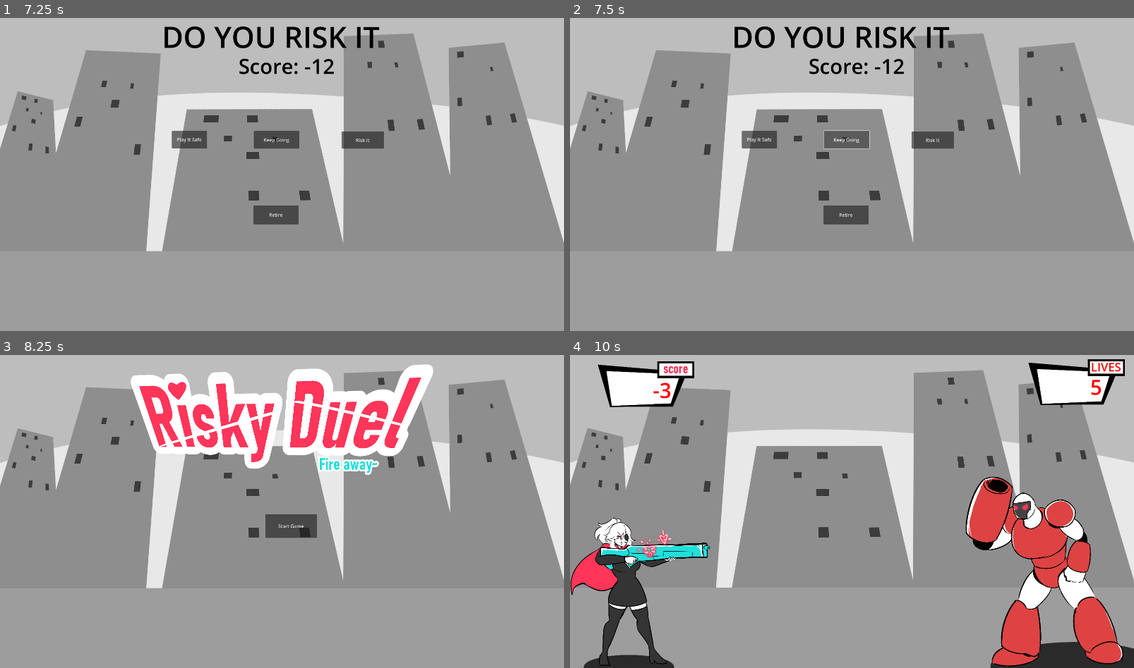
Above: before the commit, frames 1-4 (two rows, left to right).
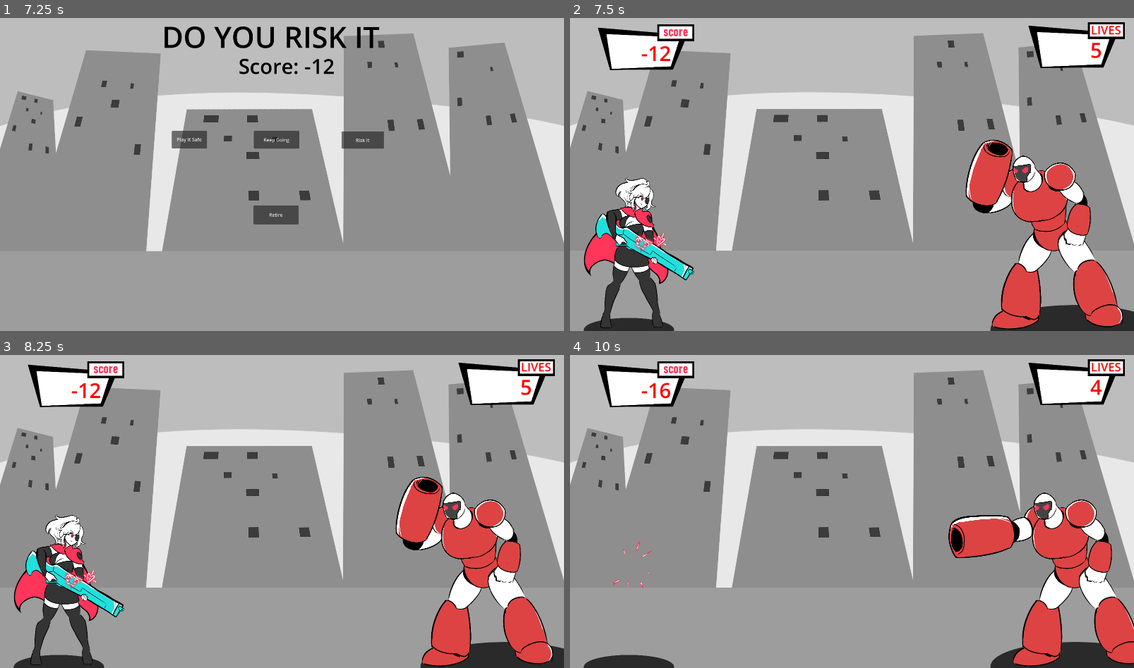
Above: after the commit, the same moments.

Repository: LaceSpades/Brackeys-2025.2
Game: Godot game, scene res://scenes/main_menu.tscn
Two runs of this game, one before a commit and one after it. Both use one fixed random seed, a clock stepped at 60 frames per second and the inputs below.
Inputs (mouse positions are in pixels of both pictures, inside the frame that each line leads up to):
- Up to frame 1 (7.25 s): click "Start Game" at 0.5 s; tap Enter at 1.25 s; move the mouse to (406, 155) at 1.27 s; tap Space (interact) every 0.75 s from 1.35 to 6.6 s; move the mouse to (169, 187) at 2.02 s; move the mouse to (338, 102) at 2.77 s; move the mouse to (253, 237) at 3.52 s; move the mouse to (451, 221) at 4.27 s; move the mouse to (112, 124) at 5.02 s; move the mouse to (310, 171) at 5.77 s; move the mouse to (197, 93) at 6.52 s
- Up to frame 2 (7.5 s): click "Keep Going" at 7.25 s
- Up to frame 3 (8.25 s): click (276, 552) at 8 s, where only the run before the commit has a clickable "Retire"
- Up to frame 4 (10 s): click (863, 527) at 8.75 s, where only the run before the commit has a clickable "Start Game"; tap Space (interact) at 9.5, 9.6 s; move the mouse to (976, 492) at 9.52 s

Frame 1 is identical in both runs. In frame 2, 20% of the frame differs, in the area x 0-100%, y 1-100%; in frame 3, 29%; in frame 4, 13%.

Commit message:
Fix keep going button

Diff:
--- a/scenes/main_menu.tscn
+++ b/scenes/main_menu.tscn
@@ -31,6 +31,7 @@
 autoplay = true
 
 [node name="StartButton" parent="." instance=ExtResource("5_rtw2f")]
+layout_mode = 0
 offset_left = 904.0
 offset_top = 555.0
 offset_right = 1079.0
--- a/scripts/risk_it_menu.gd
+++ b/scripts/risk_it_menu.gd
@@ -24,6 +24,7 @@
 
 func _on_keep_going_pressed() -> void:
 	Globals.risk_it(0)
+	change_to_game()
 
 func _on_risk_it_pressed() -> void:
 	Globals.risk_it(1)
@@ -33,5 +34,8 @@
 func display_mode() -> void:
 	mode.text = Globals.get_mode_name(Globals.current_mode)
 
+func change_to_game() -> void:
+	get_tree().change_scene_to_file("res://scenes/game.tscn")
+
 func _on_display_timer_timeout() -> void:
 	get_tree().change_scene_to_file("res://scenes/game.tscn")
